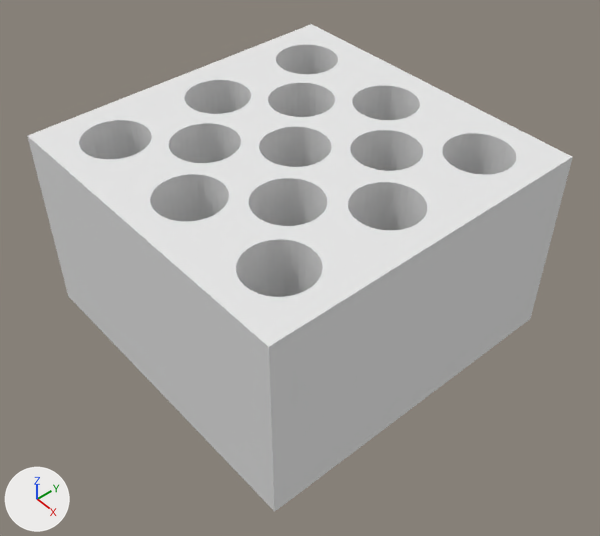
The Blender file Assets/06/Models/board.blend as it was, and as the next commit left it.
Rendered twice from a 50 mm camera at (16.55, -14.21, 14.4) aimed at (0.68, -0.4, -4.38). Lighting does not change. The marker at lower left points along +X, +Y and +Z.

The scene before the commit, as lines of its bpy script (objects in view):
```python
me_cube = bpy.data.meshes.new('Cube')
me_cube.from_pydata(...)  # a box spanning x -6.0..6.0, y -6.0..6.0, z -7.01..0.0
me_cube.materials.append(mat_material)  # white #e7e7e7
ob_board = bpy.data.objects.new('board', me_cube)
ob_board.location = (0.0, 0.0, 0.0)
_m = ob_board.modifiers.new('Boolean', 'BOOLEAN')
_m.object = ob_holes
_m.solver = 'FLOAT'
```
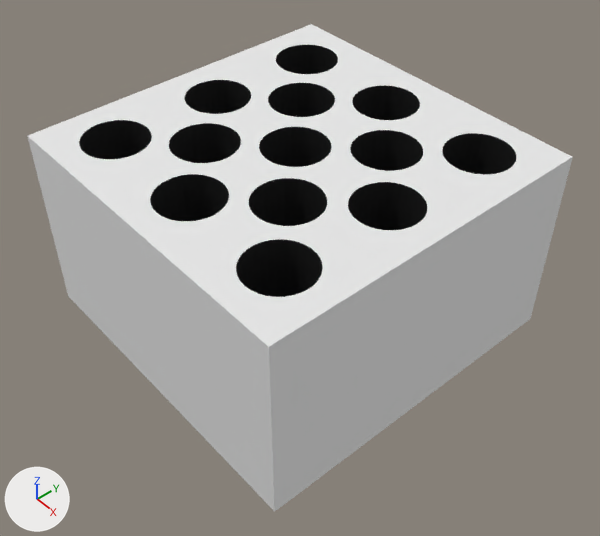
Diff of the bpy script that builds the scene:
```diff
--- a/Assets/06/Models/board.blend.py
+++ b/Assets/06/Models/board.blend.py
@@ mat_inner @@
+mat_inner = diffuse_material('inner')
+mat_inner.base_color = (0.0174, 0.0174, 0.0174)  # black #242424
@@ me_cube @@
 # used by ob_board; location = (0.0, 0.0, 0.0)
-me_cube.from_pydata(...)  # 8 vertices, 6 faces; spans x -6.0..6.0, y -6.0..6.0, z -7.01..0.0
+me_cube.from_pydata(...)  # 840 vertices, 1131 faces; spans x -6.0..6.0, y -6.0..6.0, z -7.01..0.0
+# me_cube part 1: 832 vertices added at x -5.12..5.12, y -5.12..5.12, z -6.39..0.0
 me_cube.materials.append(mat_material)
+me_cube.materials.append(mat_inner)  # black #242424
@@ ob_board @@
 ob_board.location = (0.0, 0.0, 0.0)
-_m = ob_board.modifiers.new('Boolean', 'BOOLEAN')
-_m.object = ob_holes
-_m.solver = 'FLOAT'
```

Boxes [x1, y1, x2, y2] around the edits, measured in the pictures (600 x 536 px):
part 1 of me_cube, added
    after: [28, 24, 572, 347]
